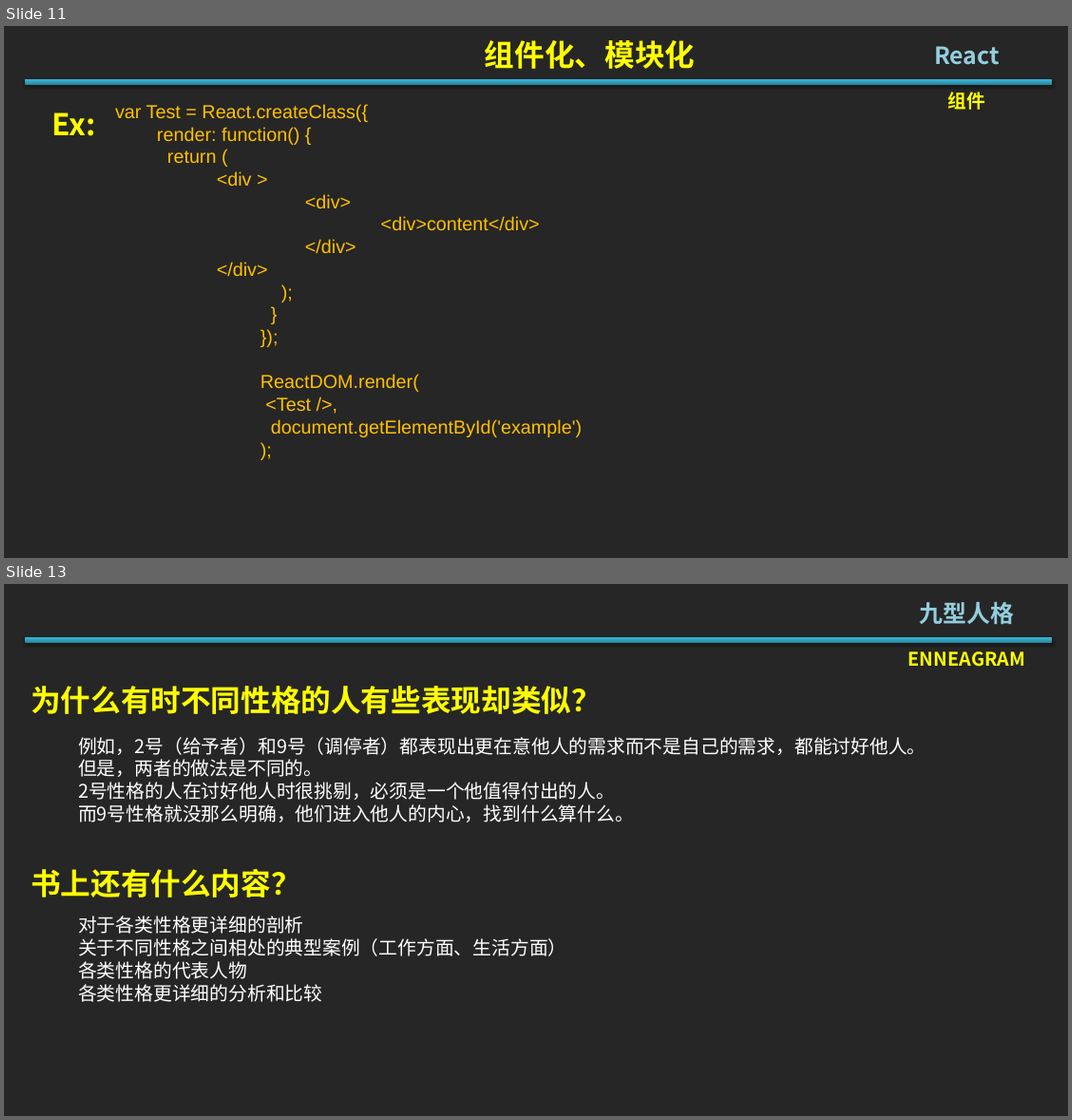
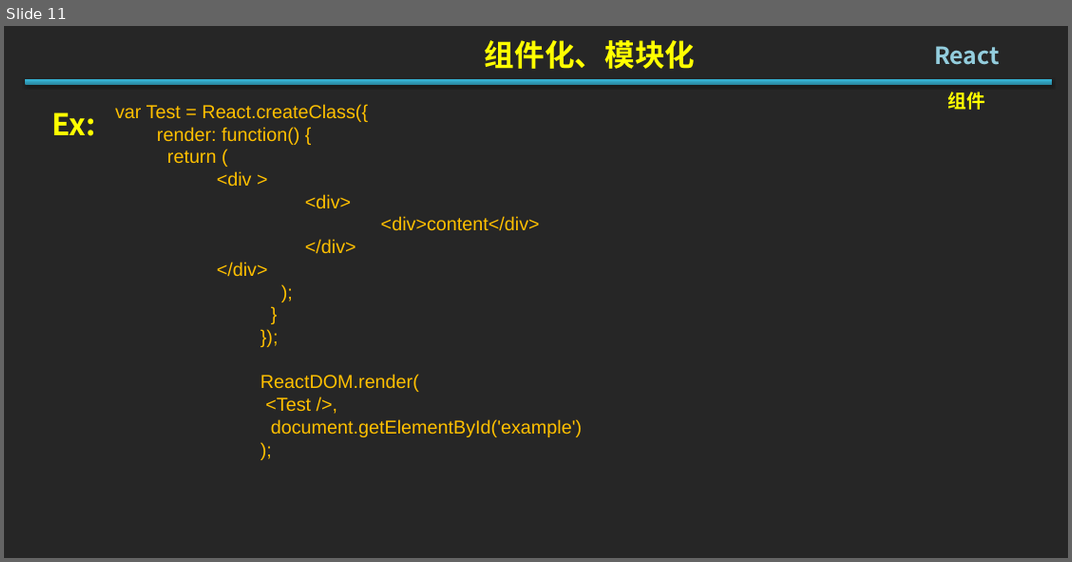
Before and after one commit to Jiepeixuan/Share, a slide deck: React/React.pptx. Shown one above the other, each under a label of ours: slides 11 and 13 before the commit, slide 11 after it; the slides between them are not shown. The pictures are 1072x1120 and 1072x562 pixels, drawn with LibreOffice and Linux fonts; fonts in the diff are those of the drawing. Boxes give left, top, right and bottom in pixels: in the first picture for what was removed or moved away, otherwise in the second. Text is boxed around its words. In the diff, an @@ line names an element or a change of style, - is before the commit and + after.

```diff
--- a/React/React.pptx
+++ b/React/React.pptx
@@ slide 13 removed at [4, 584, 1068, 1116], background #262626 @@
@@ title removed at [920, 602, 1015, 625] @@
-九型人格
@@ rectangle removed at [26, 637, 1053, 643] @@
@@ text removed at [908, 651, 1025, 667] @@
-ENNEAGRAM
@@ text removed at [31, 686, 602, 714] @@
-为什么有时不同性格的人有些表现却类似？
@@ text removed at [78, 737, 926, 822] @@
-例如，2号（给予者）和9号（调停者）都表现出更在意他人的需求而不是自己的需求，都能讨好他人。
-但是，两者的做法是不同的。
-2号性格的人在讨好他人时很挑剔，必须是一个他值得付出的人。
-而9号性格就没那么明确，他们进入他人的内心，找到什么算什么。
@@ text removed at [31, 869, 301, 898] @@
-书上还有什么内容？
@@ text removed at [78, 916, 566, 1002] @@
-对于各类性格更详细的剖析
-关于不同性格之间相处的典型案例（工作方面、生活方面）
-各类性格的代表人物
-各类性格更详细的分析和比较
```
Also in this commit, not shown: 1 slide changed, 3 slides added, 4 other slides removed.
